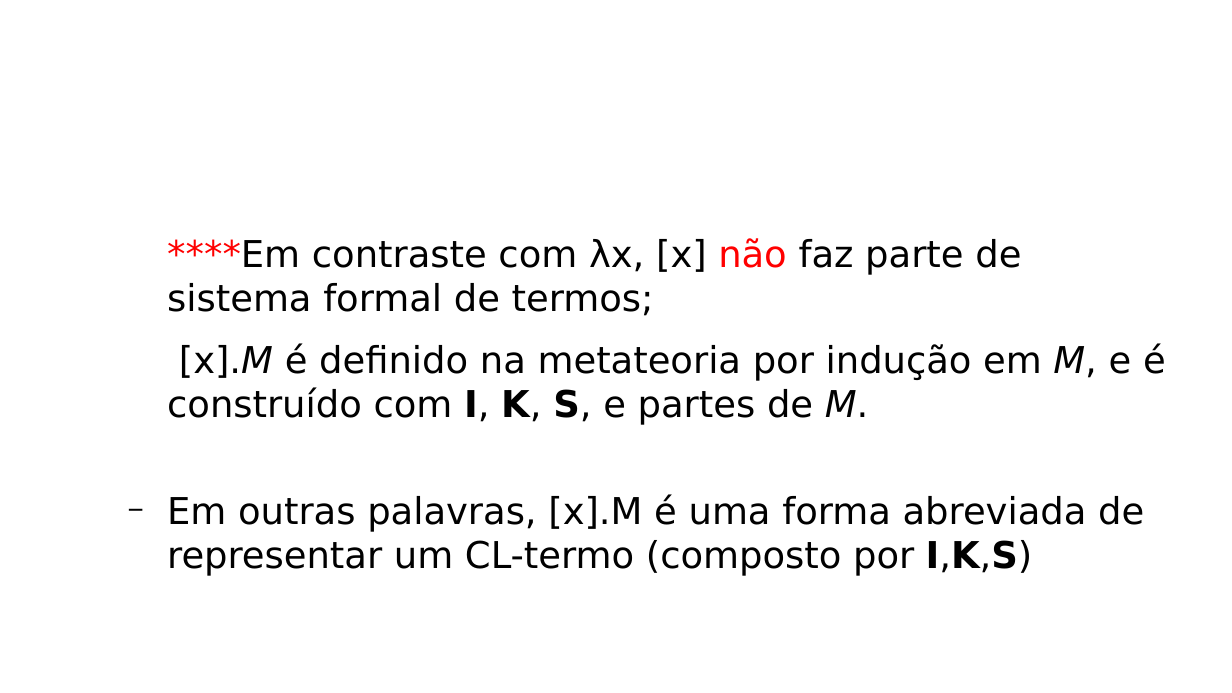
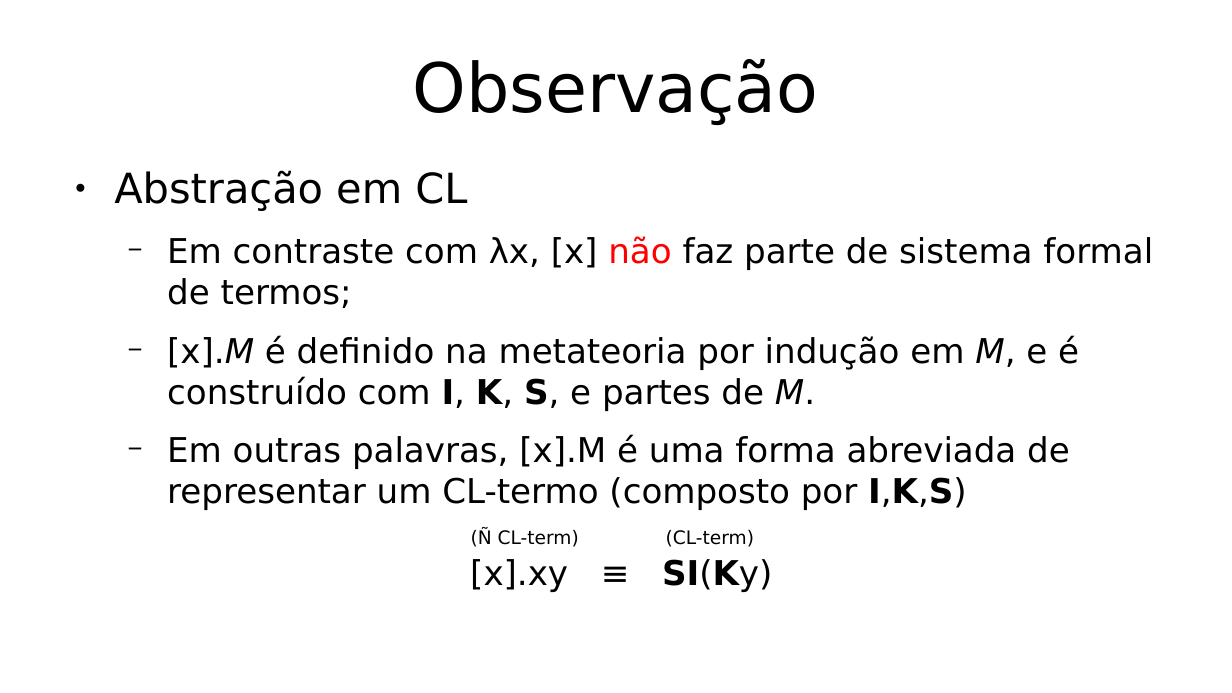
Before and after one commit to hlah/teoria_da_computacao, a slide deck: slide 17 of pesquisa/slides.odp. Drawn at 1232x693 pixels with LibreOffice and Linux fonts; fonts in the diff are those of the drawing. Boxes give left, top, right and bottom in pixels: in the first picture for what was removed or moved away, otherwise in the second. Text is boxed around its words. In the diff, an @@ line names an element or a change of style, - is before the commit and + after.

```diff
--- a/pesquisa/slides.odp
+++ b/pesquisa/slides.odp
@@ title added at [413, 59, 819, 125], 44 pt, text #000000 @@
+Observação
@@ text at [114, 170, 1153, 308]: text changed; size 23.8 to 22 pt @@
-  ****Em contraste com λx, [x] não faz parte de sistema formal de termos;
+● Abstração em CL
+  − Em contraste com λx, [x] não faz parte de sistema formal de termos;
@@ text at [167, 336, 1079, 411]: size 23.8 to 22 pt in "[x].M é definido na metateoria por indução ..."; bullet none to − @@
@@ text at [167, 435, 1070, 592]: text changed; size 23.8 to 22 pt @@
-  − Em outras palavras, [x].M é uma forma abreviada de representar um CL-termo (composto por I,K,S)
+  − Em outras palavras, [x].M é uma forma abreviada de representar um CL-termo (composto por I,K,S)
+    (Ñ CL-term) (CL-term)
+    [x].xy ≡ SI(Ky)
```
Also in this commit, not shown: 4 other slides changed, 9 slides added, 2 slides removed.
